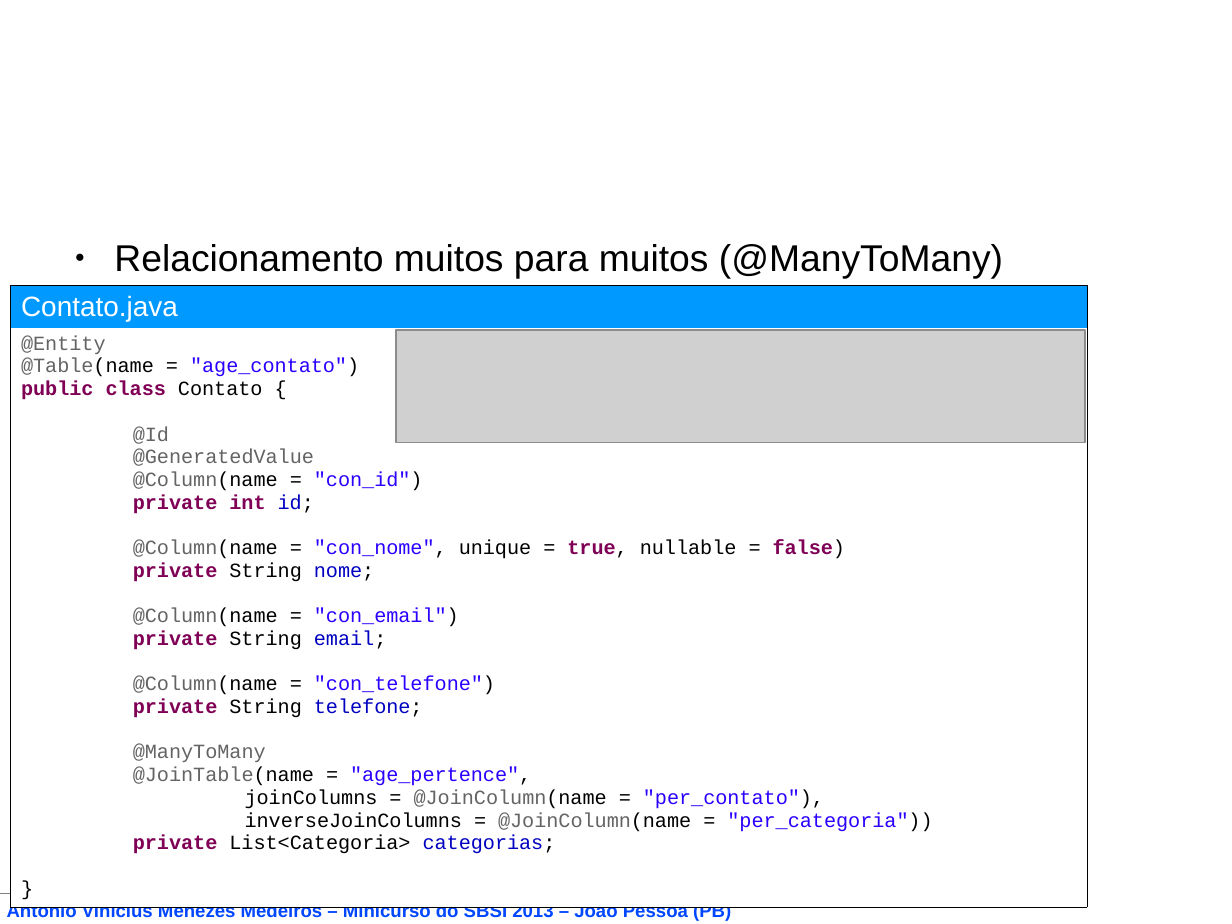
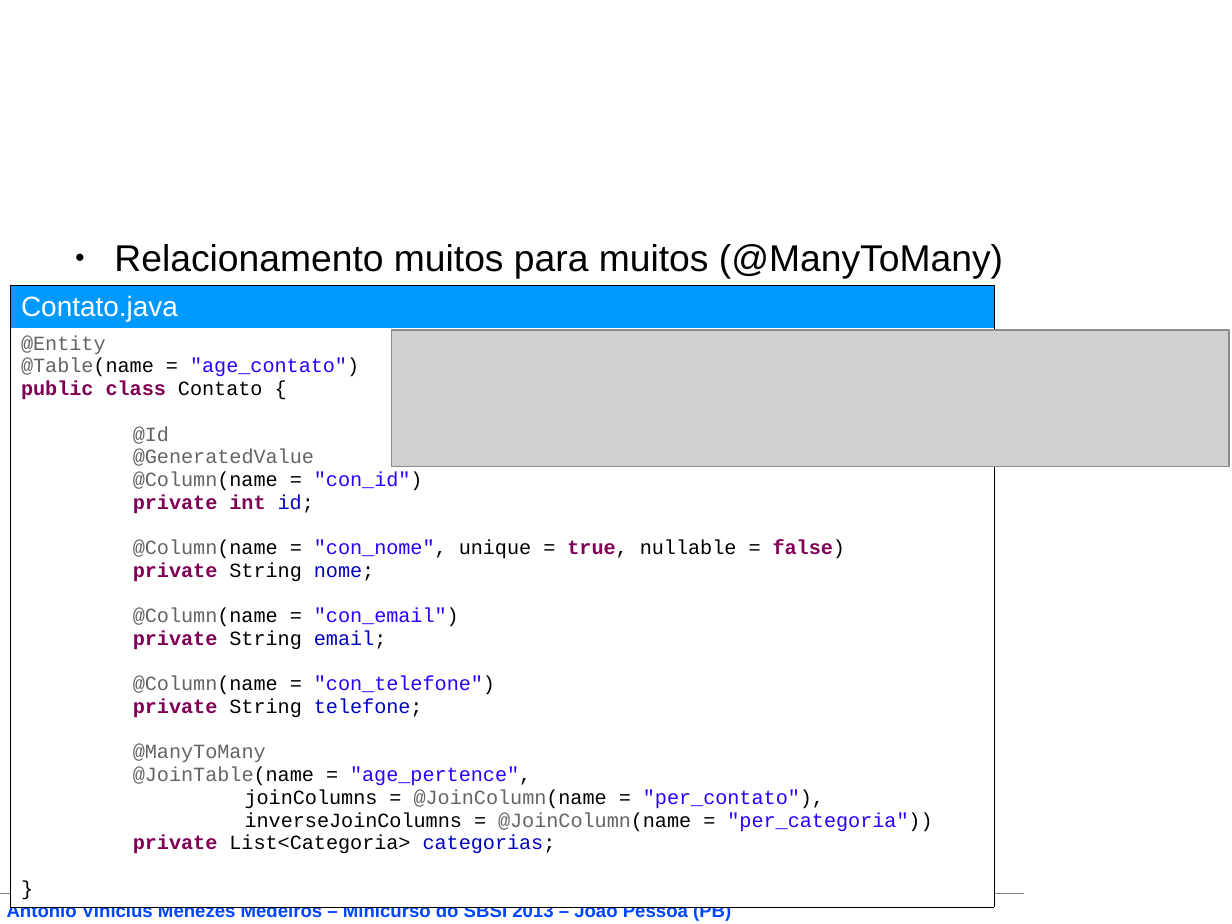
Before and after one commit to vinyanalista/javaee6tutorial, a slide deck: slide 67 of apresentacao/Desenvolvimento de Aplicações Corporativas com a Plataforma Java EE 6.odp (slide 66 before the commit). Drawn at 1232x924 pixels with LibreOffice and Linux fonts; fonts in the diff are those of the drawing; grey boxes stand for pictures; background and template pictures are left out. Boxes give left, top, right and bottom in pixels: in the first picture for what was removed or moved away, otherwise in the second. Text is boxed around its words. In the diff, an @@ line names an element or a change of style, - is before the commit and + after.

```diff
--- a/apresentacao/Desenvolvimento de Aplicações Corporativas com a Plataforma Java EE 6.odp
+++ b/apresentacao/Desenvolvimento de Aplicações Corporativas com a Plataforma Java EE 6.odp
@@ table resized from (x1=10, y1=285, x2=1087, y2=888) to (x1=10, y1=285, x2=995, y2=888) @@
@@ picture resized from (x1=396, y1=330, x2=1086, y2=442) to (x1=391, y1=330, x2=1229, y2=466) @@
```
Also in this commit, not shown: 18 other slides changed, 28 slides added, 1 slide removed, 58 other files.
